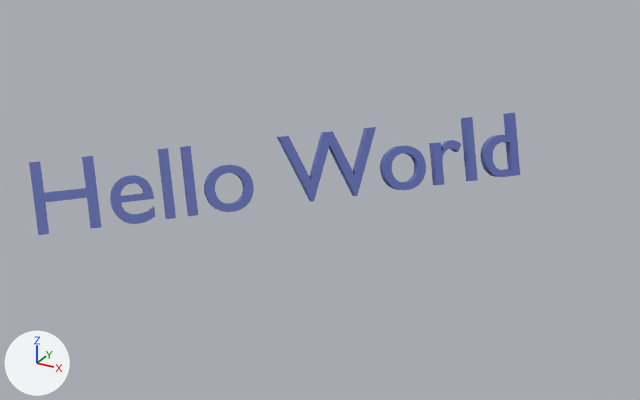
What one commit did to the glTF model public/models/Text.glb.
One viewpoint serves both versions: a camera (50 mm lens) standing at (5.68, -9.44, 5.52) and looking at (0.45, 0.06, 0.76). Arrows for +X, +Y and +Z are at lower left; the lights stay in place.

Objects in the first picture: 'Text'.
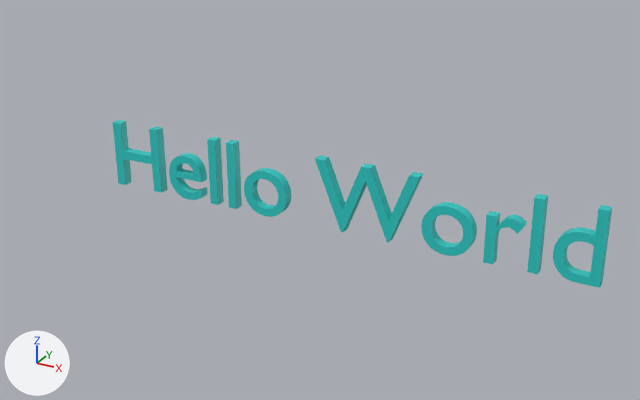
The change, as a list of edits to the scene's bpy script:
```text
Add mat_material_002:
    mat_material_002 = principled_material('Material.002')
    mat_material_002.base_color = (0.0235, 0.585, 0.554)  # cyan #2ac9c4
Change me_text:
    where me_text.from_pydata(...)  # 922 vertices, 1820 faces; spans x 0.08..5.14, y -0.01..0.68, z 0.0..0.1
    remove me_text.materials.append(mat_material_001)  # blue #6876be
    add me_text.materials.append(mat_material_002)  # cyan #2ac9c4
Change ob_text:
    ob_text.location: (-2.5, -2.26, 0.54) -> (-2.76, -0.25, 0.54)
    ob_text.rotation_euler: (1.226, 0.00466, 0.815) -> (1.554, -0.0151, 0.0071)  # degrees (70, 0.3, 47) -> degrees (89, -0.9, 0.4)
```

Where the change shows, as pixel boxes (x1, y1, x2, y2) in the pictures (640 x 400 px):
'Text', recoloured, moved, turned: before (29, 113, 520, 235); after (112, 120, 612, 288)
